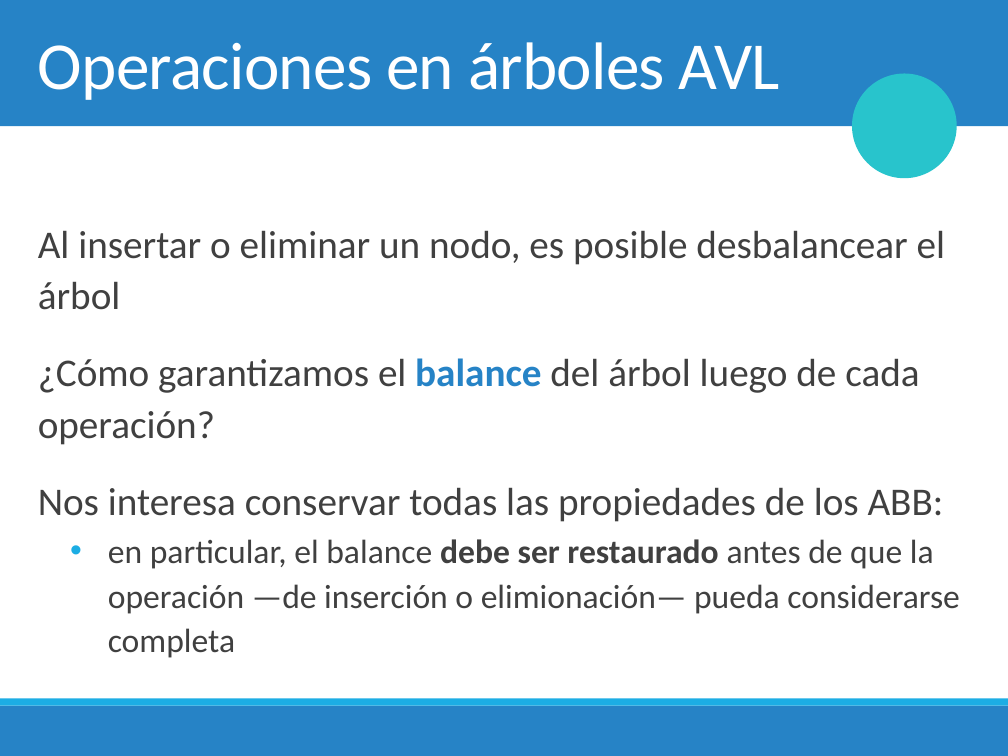
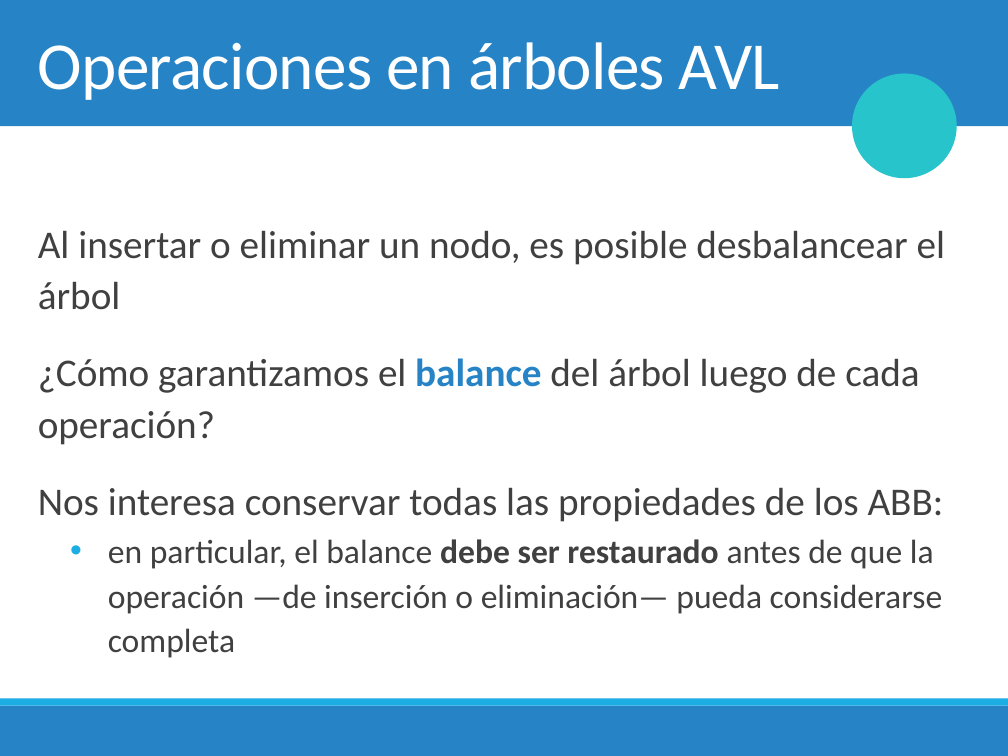
Before and after one commit to chris-carstens/2020-2, a slide deck: slide 11 of Clases/07 - Árboles AVL/07. Árboles AVL.pptx. Drawn at 1008x756 pixels with LibreOffice and Linux fonts; fonts in the diff are those of the drawing; background and template pictures are left out. Boxes give left, top, right and bottom in pixels: in the first picture for what was removed or moved away, otherwise in the second. Text is boxed around its words. In the diff, an @@ line names an element or a change of style, - is before the commit and + after.

```diff
--- a/Clases/07 - Árboles AVL/07. Árboles AVL.pptx
+++ b/Clases/07 - Árboles AVL/07. Árboles AVL.pptx
@@ text at (108, 539, 943, 658): text changed @@
-  • en particular, el balance debe ser restaurado antes de que la operación —de inserción o elimionación— pueda considerarse completa
+  • en particular, el balance debe ser restaurado antes de que la operación —de inserción o eliminación— pueda considerarse completa
```
Also in this commit, not shown: 18 other slides changed, 2 slides added, 3 slides removed, 5 other files.
